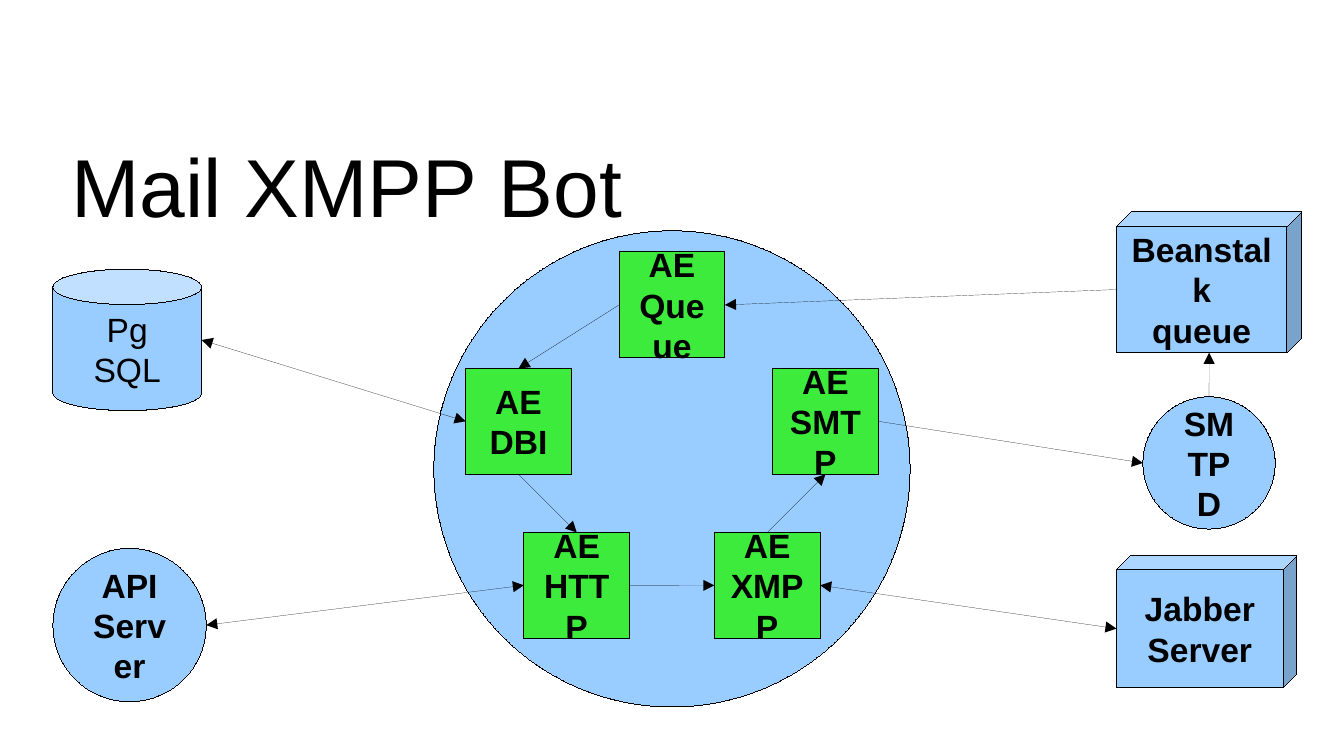
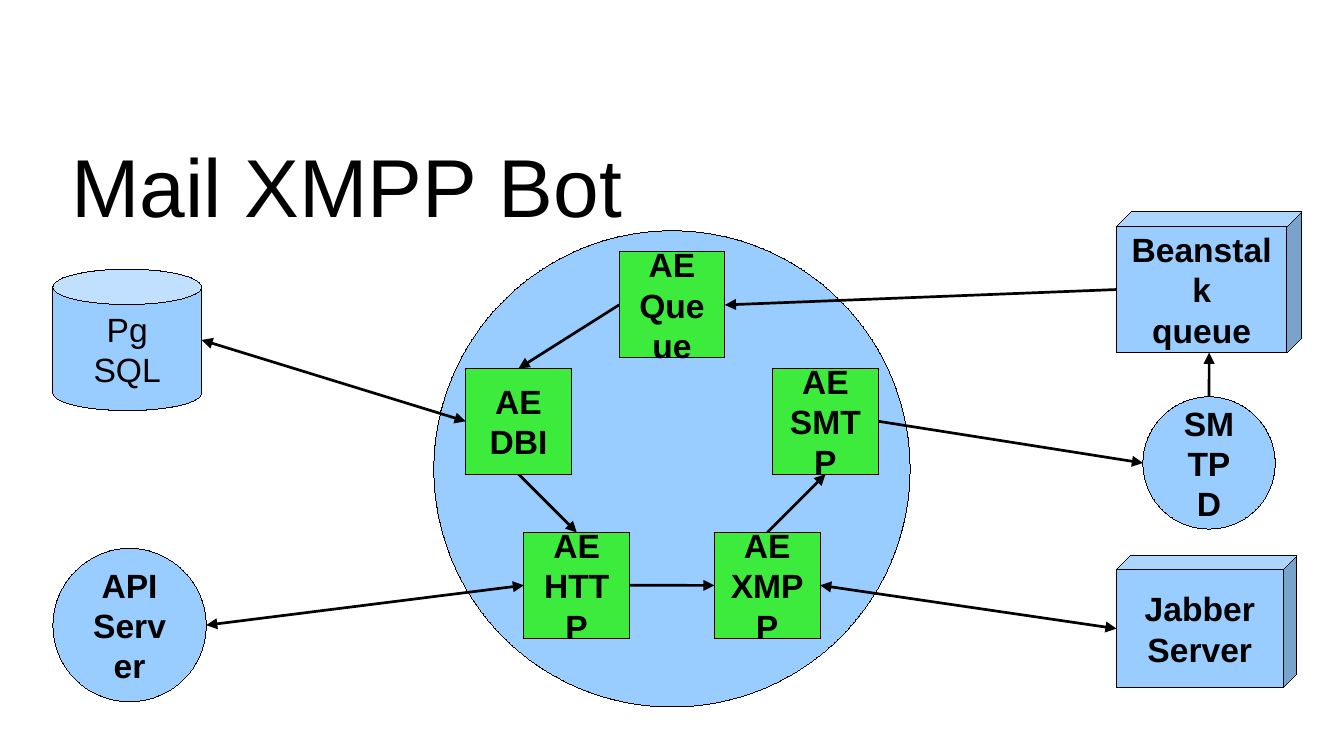
Before and after one commit to Mons/perl-ex, a slide deck: slide 47 of drafts/AE-Highload.odp (slide 46 before the commit). Drawn at 1344x756 pixels with LibreOffice and Linux fonts; fonts in the diff are those of the drawing; background and template pictures are left out. Boxes give left, top, right and bottom in pixels: in the first picture for what was removed or moved away, otherwise in the second. Text is boxed around its words. In the diff, an @@ line names an element or a change of style, - is before the commit and + after.

```diff
--- a/drafts/AE-Highload.odp
+++ b/drafts/AE-Highload.odp
@@ arrow (1117, 289) - (724, 305): stroke #000000 0 pt to #000000 1.45 pt @@
@@ arrow (620, 305) - (519, 368): stroke #000000 0 pt to #000000 1.45 pt @@
@@ double arrow (465, 422) - (202, 340): stroke #000000 0 pt to #000000 1.45 pt @@
@@ arrow (1210, 396) - (1210, 352): stroke #000000 0 pt to #000000 1.45 pt @@
@@ arrow (879, 421) - (1142, 464): stroke #000000 0 pt to #000000 1.45 pt @@
@@ arrow (519, 474) - (577, 532): stroke #000000 0 pt to #000000 1.45 pt @@
@@ arrow (767, 532) - (825, 474): stroke #000000 0 pt to #000000 1.45 pt @@
@@ double arrow (524, 586) - (206, 625): stroke #000000 0 pt to #000000 1.45 pt @@
@@ arrow (630, 586) - (715, 586): stroke #000000 0 pt to #000000 1.45 pt @@
@@ double arrow (820, 586) - (1117, 629): stroke #000000 0 pt to #000000 1.45 pt @@
```
Also in this commit, not shown: 19 other slides changed, 1 slide added.
